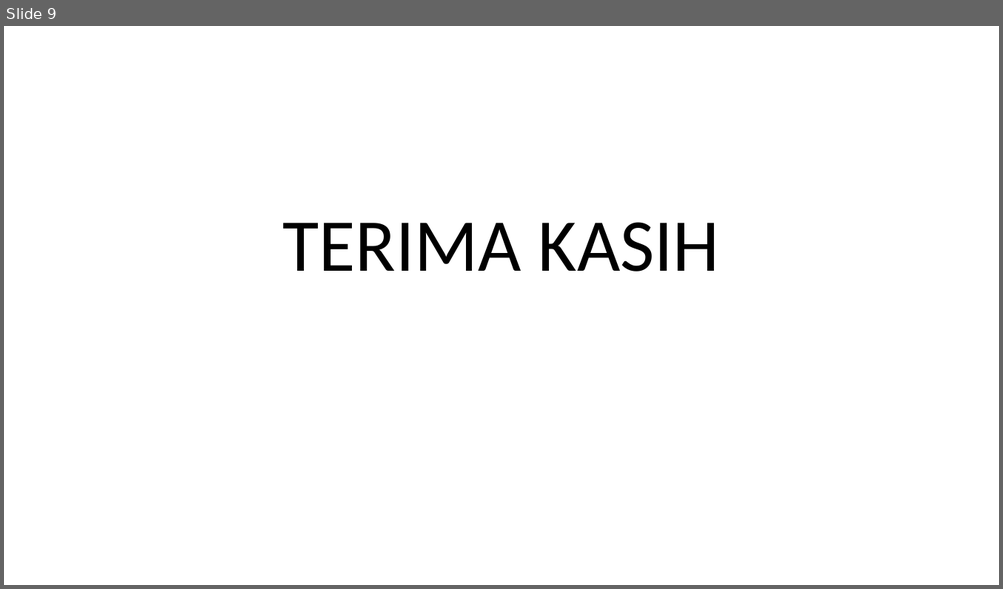
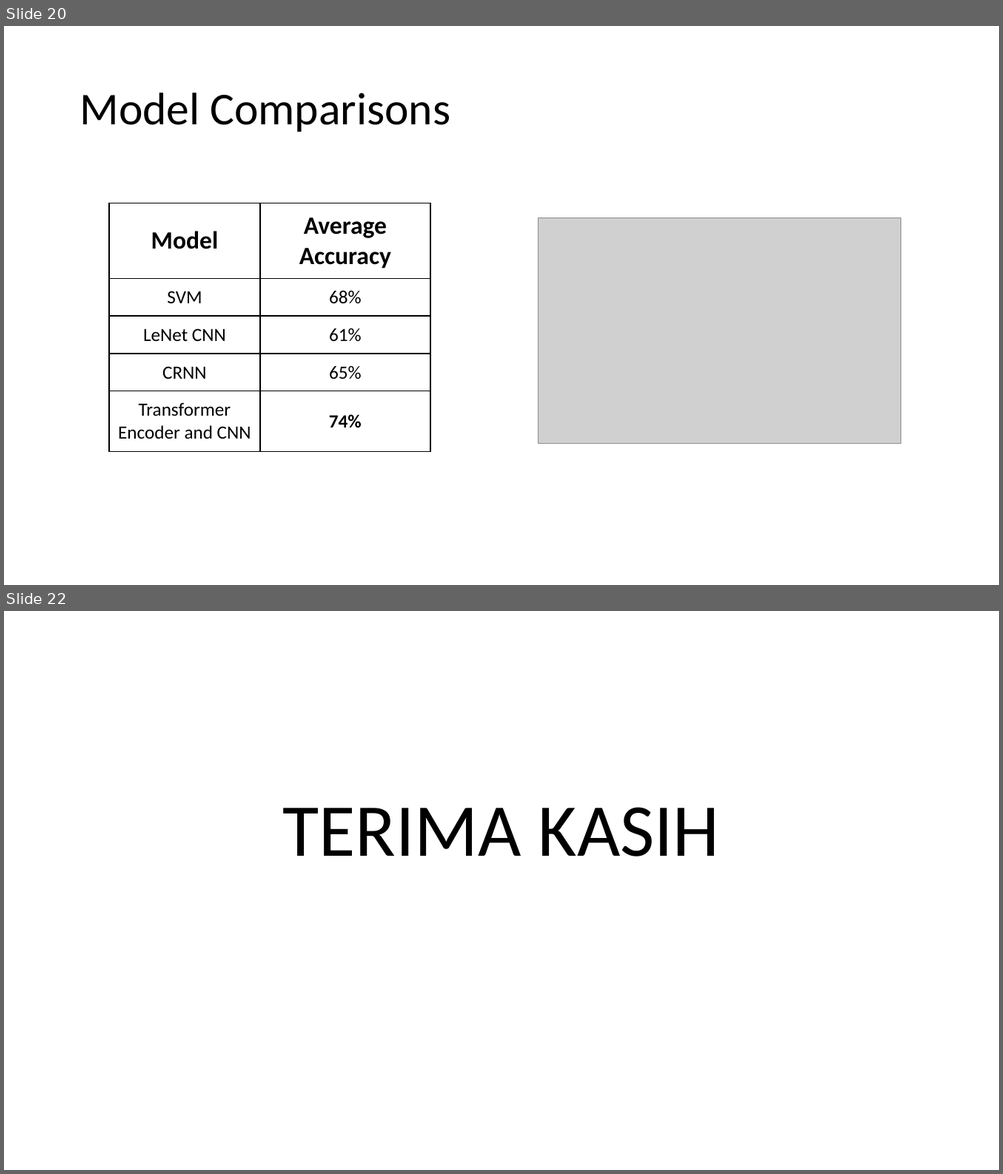
Before and after one commit to satria-ui/TugasAkhir2023, a slide deck: Template presentasi TA.pptx. Shown one above the other, each under a label of ours: slide 9 before the commit, slides 20 and 22 after it; the slides between them are not shown. The pictures are 1003x589 and 1003x1174 pixels, drawn with LibreOffice and Linux fonts; fonts in the diff are those of the drawing; grey boxes stand for pictures; background and template pictures are left out. Boxes give left, top, right and bottom in pixels: in the first picture for what was removed or moved away, otherwise in the second. Text is boxed around its words. In the diff, an @@ line names an element or a change of style, - is before the commit and + after.

```diff
--- a/Template presentasi TA.pptx
+++ b/Template presentasi TA.pptx
@@ slide 20 added at <box>4,26,999,585</box>, background picture (left out) @@
@@ title added at <box>79,93,451,132</box>, 44 pt, text #000000 @@
+Model Comparisons
@@ table added at <box>109,203,430,449</box>, 5 rows, 2 columns @@
+Model | Average Accuracy
+SVM | 68%
+LeNet CNN | 61%
+CRNN | 65%
+Transformer Encoder and CNN | 74%
@@ picture added at <box>538,218,901,444</box> @@
@@ what was slide 9 is now slide 22 @@
```
Also in this commit, not shown: 1 slide changed, 18 other slides added, 6 slides removed, 1 other file.
